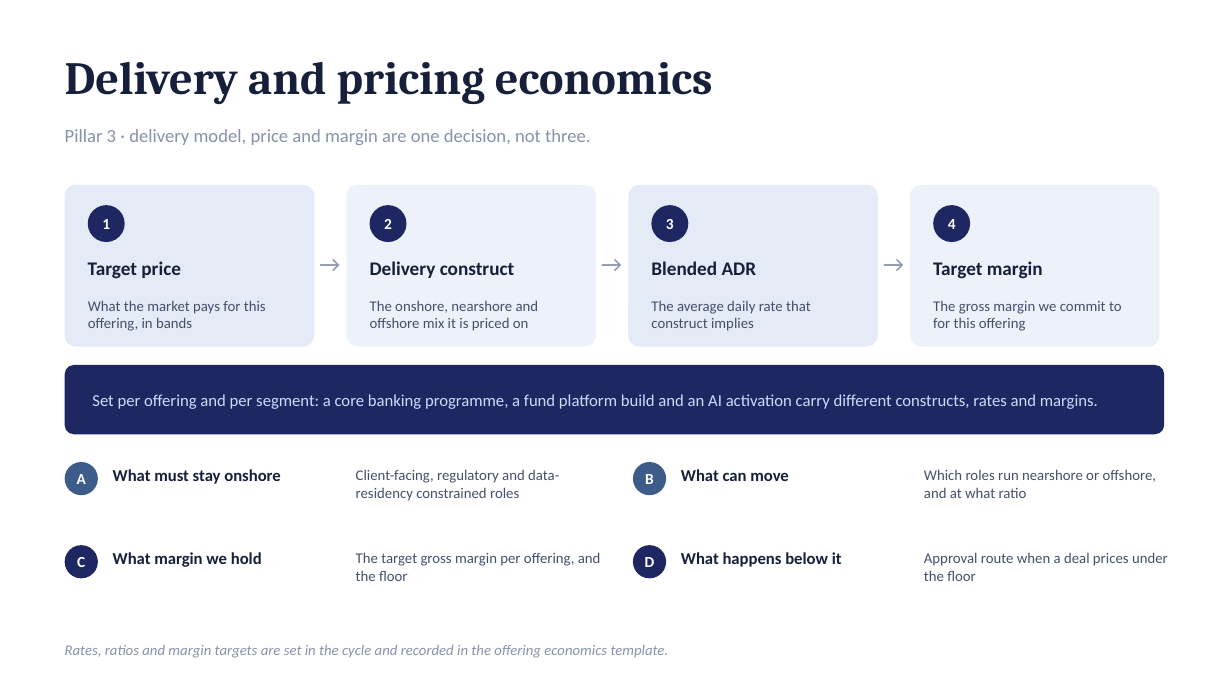
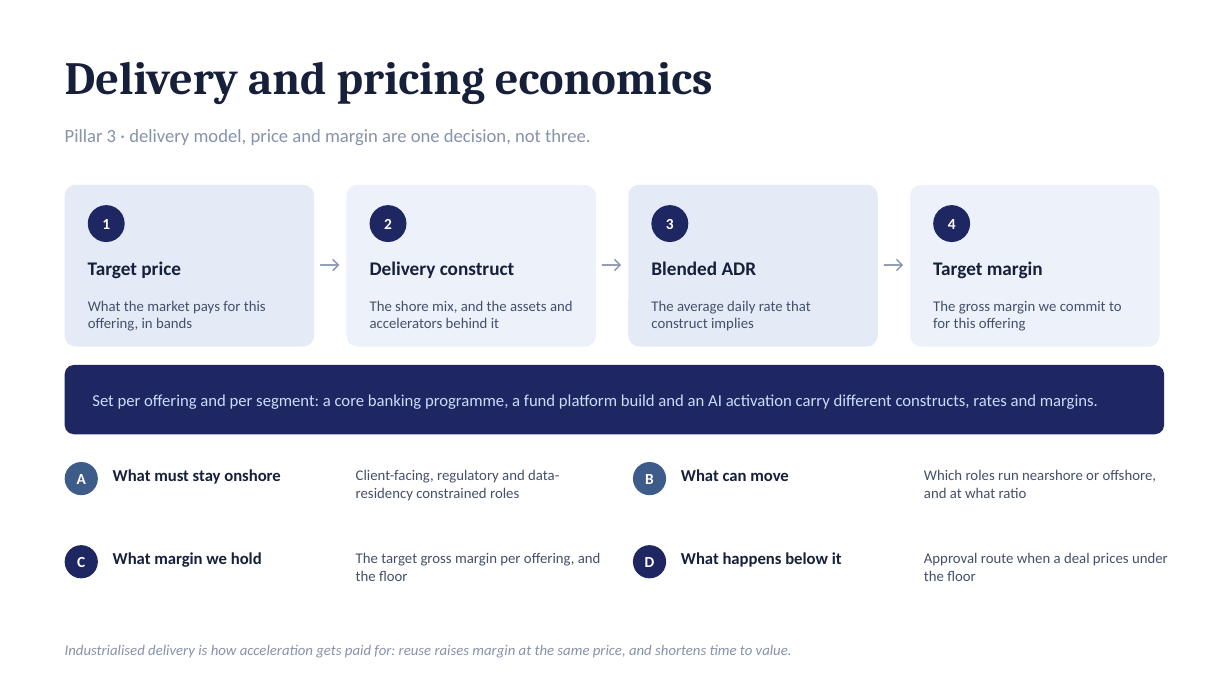
Before and after one commit to dhajjar-cyber/bae, a slide deck: slide 12 of FSI strategy/EAIND-FSI-Strategy-Development-Plan.pptx. Drawn at 1232x693 pixels with LibreOffice and Linux fonts; fonts in the diff are those of the drawing. Boxes give left, top, right and bottom in pixels: in the first picture for what was removed or moved away, otherwise in the second. Text is boxed around its words. In the diff, an @@ line names an element or a change of style, - is before the commit and + after.

```diff
--- a/FSI strategy/EAIND-FSI-Strategy-Development-Plan.pptx
+++ b/FSI strategy/EAIND-FSI-Strategy-Development-Plan.pptx
@@ text at (x1=370, y1=300, x2=573, y2=328): text changed @@
-The onshore, nearshore and offshore mix it is priced on
+The shore mix, and the assets and accelerators behind it
@@ text at (x1=65, y1=645, x2=792, y2=658): text changed @@
-Rates, ratios and margin targets are set in the cycle and recorded in the offering economics template.
+Industrialised delivery is how acceleration gets paid for: reuse raises margin at the same price, and shortens time to value.
```
Also in this commit, not shown: 4 other slides changed, 2 other files.
